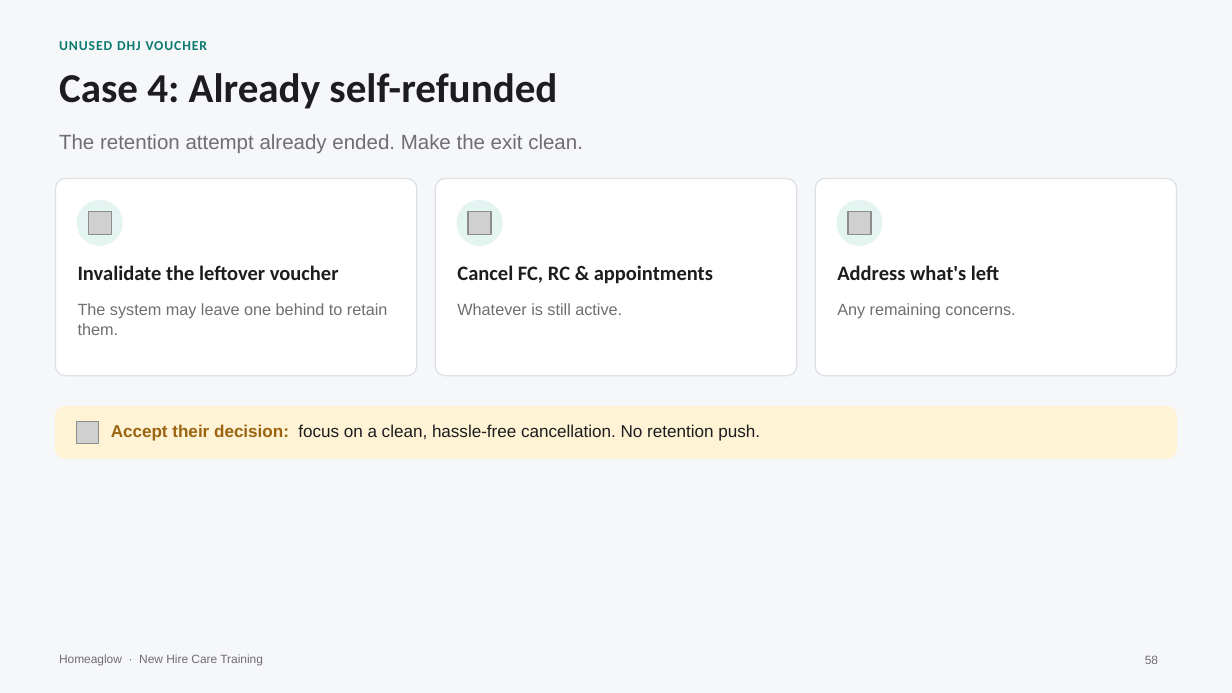
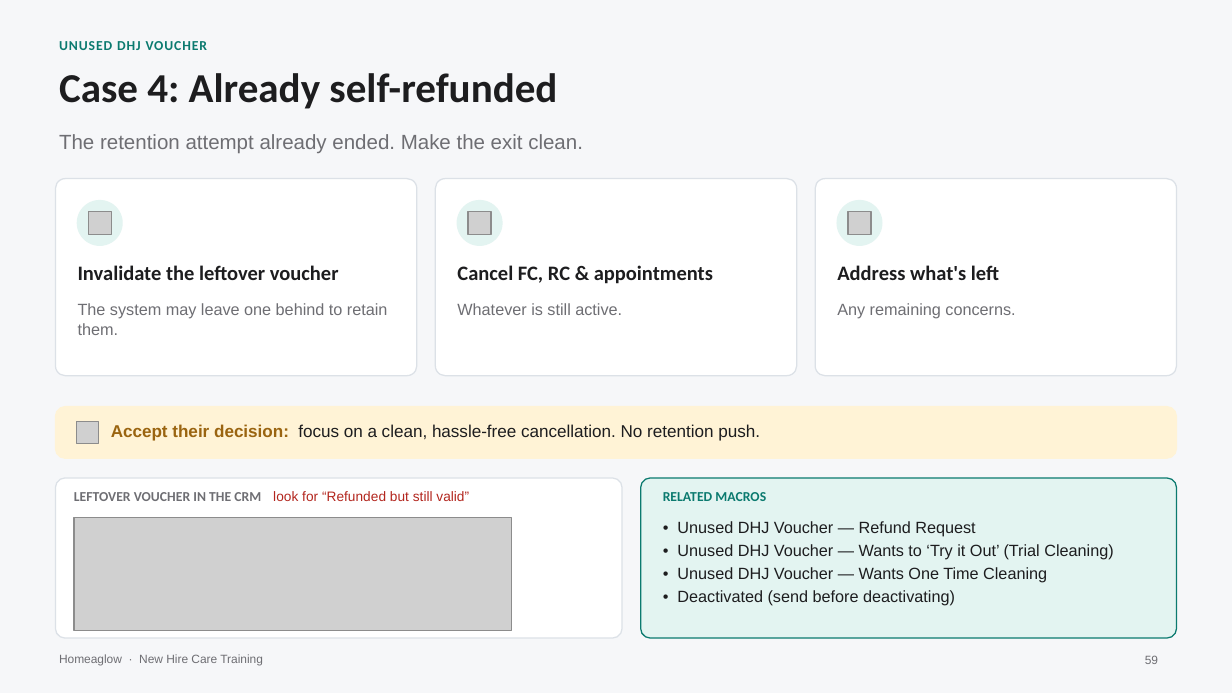
Before and after one commit to anjulimichelle/training, a slide deck: slide 59 of retention-membership-cancellation/retention-membership-cancellation.pptx (slide 58 before the commit). Drawn at 1232x693 pixels with LibreOffice and Linux fonts; fonts in the diff are those of the drawing; grey boxes stand for pictures. Boxes give left, top, right and bottom in pixels: in the first picture for what was removed or moved away, otherwise in the second. Text is boxed around its words. In the diff, an @@ line names an element or a change of style, - is before the commit and + after.

```diff
--- a/retention-membership-cancellation/retention-membership-cancellation.pptx
+++ b/retention-membership-cancellation/retention-membership-cancellation.pptx
@@ rounded rectangle added at [55, 478, 622, 638], fill #FFFFFF, outline #DCE1E7 0.75 pt @@
@@ rounded rectangle added at [641, 478, 1177, 638], fill #E3F4F1, outline #0B7A6F 0.75 pt @@
@@ text added at [74, 491, 469, 501], 8 pt, text #B3261E @@
+LEFTOVER VOUCHER IN THE CRM look for “Refunded but still valid”
@@ text added at [663, 492, 766, 501], 8 pt, text #0B7A6F, bold @@
+RELATED MACROS
@@ picture added at [74, 517, 511, 631] @@
@@ text added at [677, 521, 1113, 606], 9.5 pt, text #1D1D1F @@
+• Unused DHJ Voucher — Refund Request
+• Unused DHJ Voucher — Wants to ‘Try it Out’ (Trial Cleaning)
+• Unused DHJ Voucher — Wants One Time Cleaning
+• Deactivated (send before deactivating)
```
Also in this commit, not shown: 2 other slides changed, 1 slide added, 3 other files.
